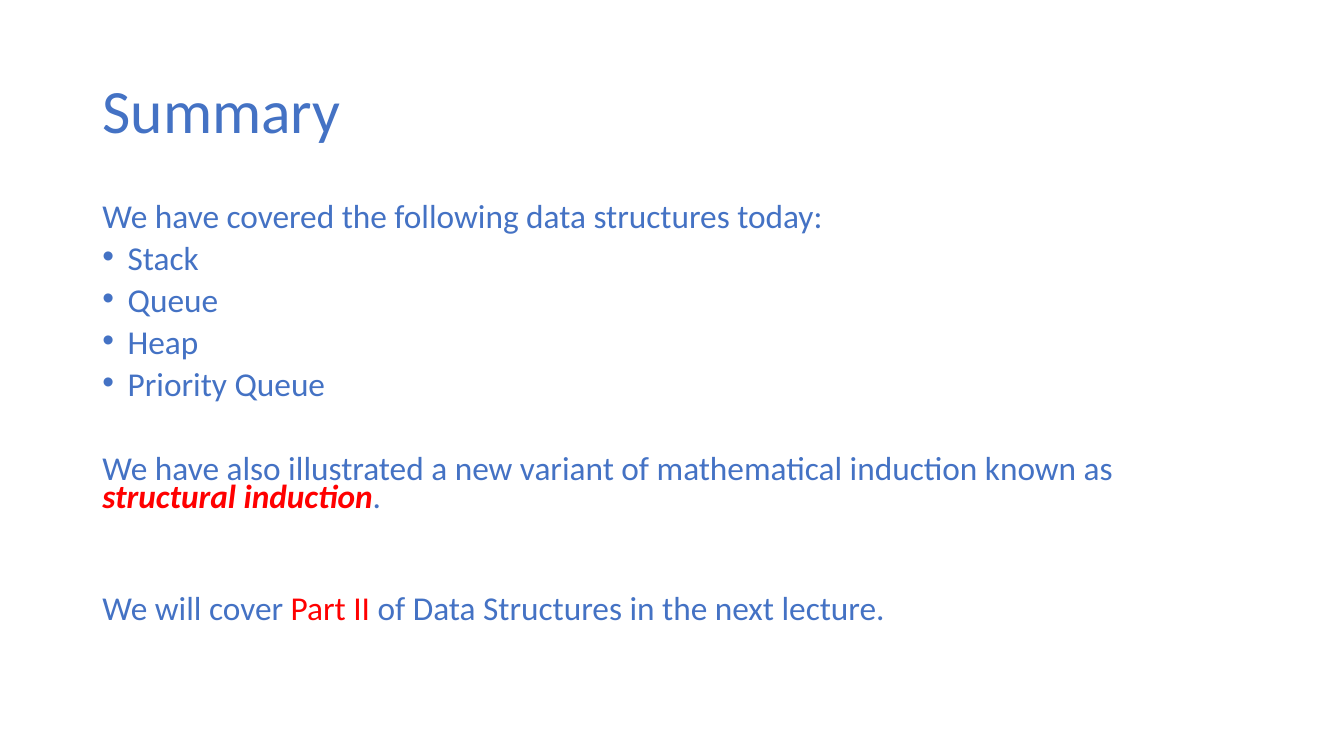
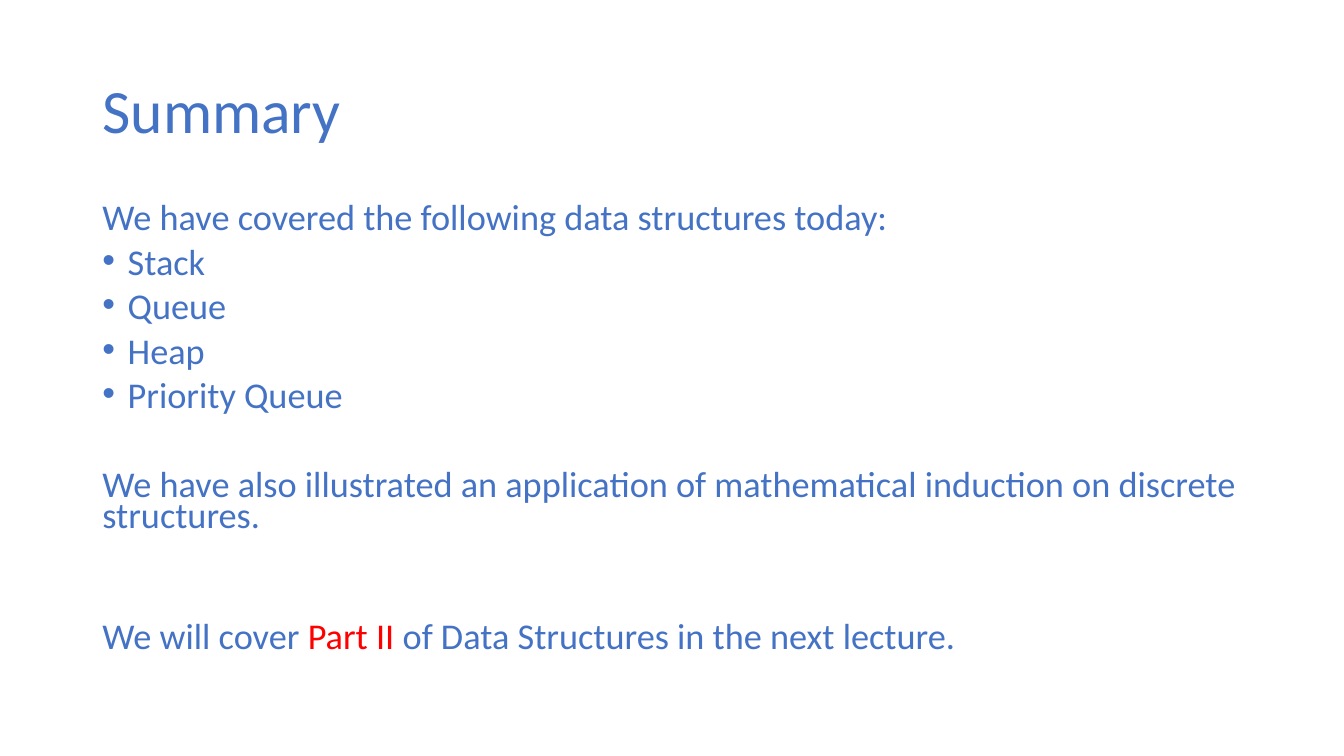
Before and after one commit to ekkapotc/EA, a slide deck: slide 39 of Lectures/Lecture 3.pptx. Drawn at 1344x756 pixels with LibreOffice and Linux fonts; fonts in the diff are those of the drawing. Boxes give left, top, right and bottom in pixels: in the first picture for what was removed or moved away, otherwise in the second. Text is boxed around its words. In the diff, an @@ line names an element or a change of style, - is before the commit and + after.

```diff
--- a/Lectures/Lecture 3.pptx
+++ b/Lectures/Lecture 3.pptx
@@ text at (102, 205, 887, 414): size 23.8 to 25.9 pt in "We have covered the following data structures ...", "Stack", "Queue", "Heap" and 1 more places @@
@@ text at (102, 472, 1236, 650): text changed; size 23.8 to 25.9 pt @@
-We have also illustrated a new variant of mathematical induction known as structural induction.
-We will cover Part II of Data Structures in the next lecture.
+We have also illustrated an application of mathematical induction on discrete structures.
+We will cover Part II of Data Structures in the next lecture.
```
Also in this commit, not shown: 1 other slide changed, 1 other file.
